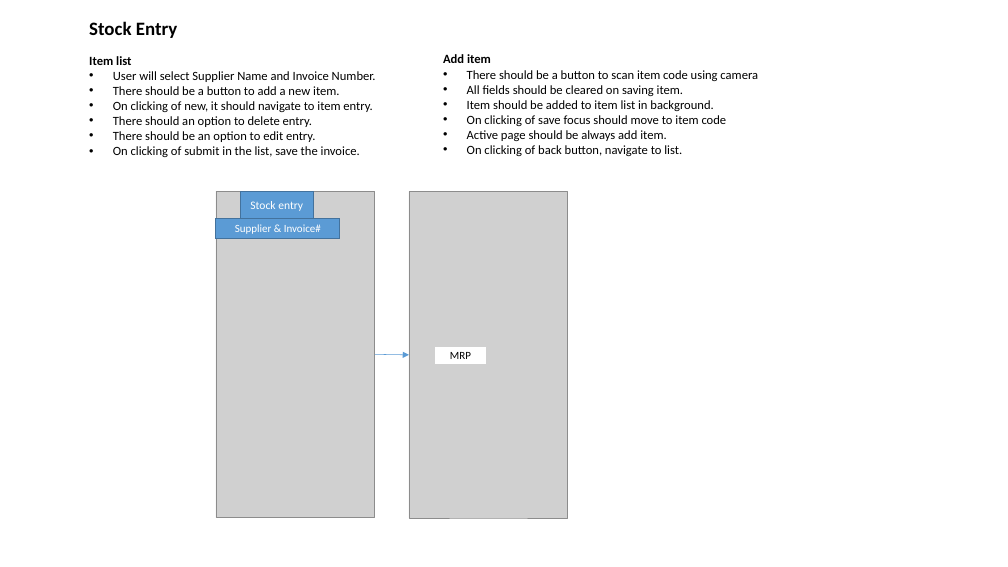
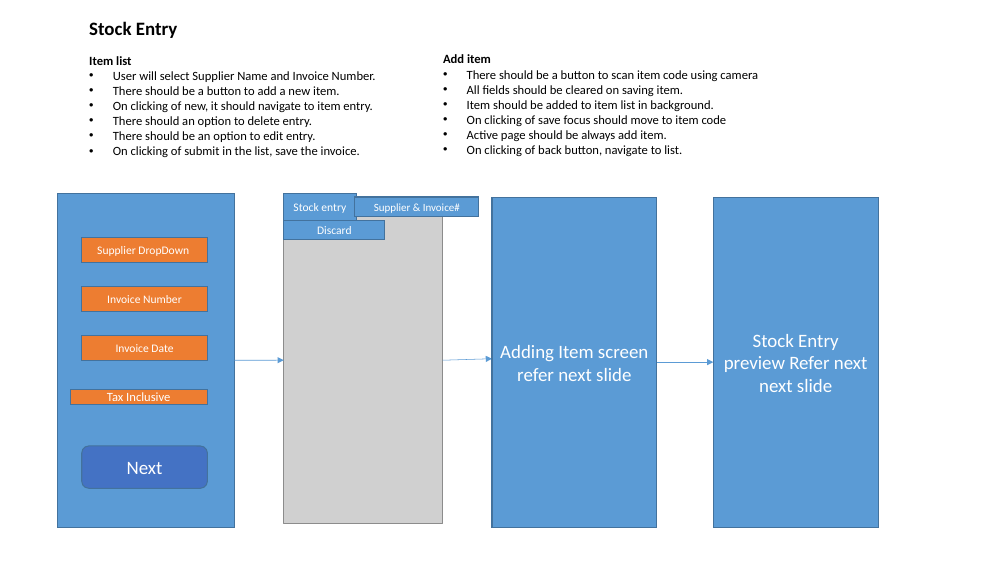
Before and after one commit to LNarendarReddy/InventoryControl, a slide deck: slide 3 of Requirements/NSRetail_Mobile_Requirements.pptx. Drawn at 1008x567 pixels with LibreOffice and Linux fonts; fonts in the diff are those of the drawing; grey boxes stand for pictures. Boxes give left, top, right and bottom in pixels: in the first picture for what was removed or moved away, otherwise in the second. Text is boxed around its words. In the diff, an @@ line names an element or a change of style, - is before the commit and + after.

```diff
--- a/Requirements/NSRetail_Mobile_Requirements.pptx
+++ b/Requirements/NSRetail_Mobile_Requirements.pptx
@@ rectangle added at (57,194,234,528), fill #5B9BD5, outline #43739E 1 pt @@
@@ rectangle "Stock entry": place and size @@
-rectangle "Stock entry" at (240,191,313,219)
+rectangle "Stock entry" at (284,194,356,221)
@@ picture: place and size @@
-picture at (216,191,375,518)
+picture at (284,197,442,524)
@@ rectangle "Supplier & Invoice#": place and size @@
-rectangle "Supplier & Invoice#" at (216,219,340,238)
+rectangle "Supplier & Invoice#" at (355,197,479,217)
@@ picture removed at (409,192,568,519) @@
@@ rectangle added at (492,197,657,528), fill #5B9BD5, outline #43739E 1 pt, 18 pt, text #FFFFFF @@
+Adding Item screen refer next slide
@@ rectangle added at (714,197,879,528), fill #5B9BD5, outline #43739E 1 pt, 18 pt, text #FFFFFF @@
+Stock Entry preview Refer next next slide
@@ rectangle added at (82,237,207,262), fill #ED7D31, outline #43739E 1 pt, 11 pt, text #FFFFFF @@
+Supplier DropDown
@@ rectangle added at (284,221,385,240), fill #5B9BD5, outline #43739E 1 pt, 11 pt, text #FFFFFF @@
+Discard
@@ rectangle added at (82,287,207,312), fill #ED7D31, outline #43739E 1 pt, 11 pt, text #FFFFFF @@
+Invoice Number
@@ rectangle added at (82,336,207,361), fill #ED7D31, outline #43739E 1 pt, 11 pt, text #FFFFFF @@
+Invoice Date
@@ rectangle removed at (436,348,485,364) @@
-MRP
@@ arrow moved from (375, 355) - (409, 355) to (442, 361) - (492, 358) @@
@@ rectangle added at (70,389,208,405), fill #ED7D31, outline #43739E 1 pt, 12 pt, text #FFFFFF @@
+Tax Inclusive
@@ arrow added from (234, 361) to (284, 361), #5B9BD5 0.5 pt @@
@@ arrow added from (657, 362) to (714, 362), #5B9BD5 0.5 pt @@
@@ rounded rectangle added at (82,446,207,488), fill #4472C4, outline #43739E 1 pt, 18 pt, text #FFFFFF @@
+Next
```
Also in this commit, not shown: 1 other slide changed, 2 slides added, 2 other files.
